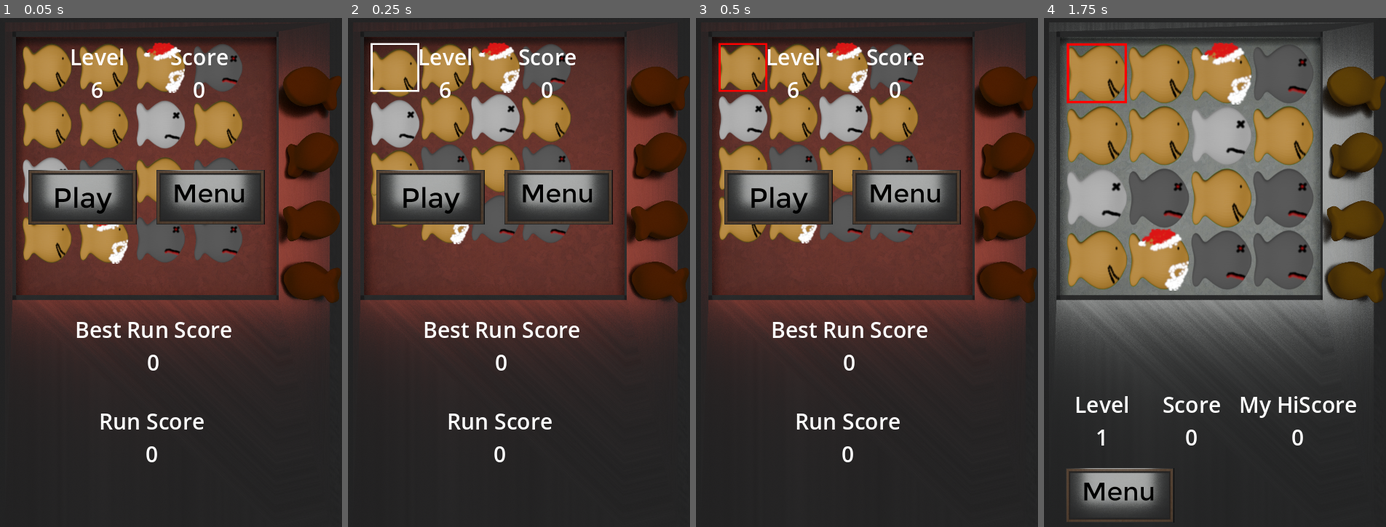
Above: before the commit, frames 1-4 (left to right).
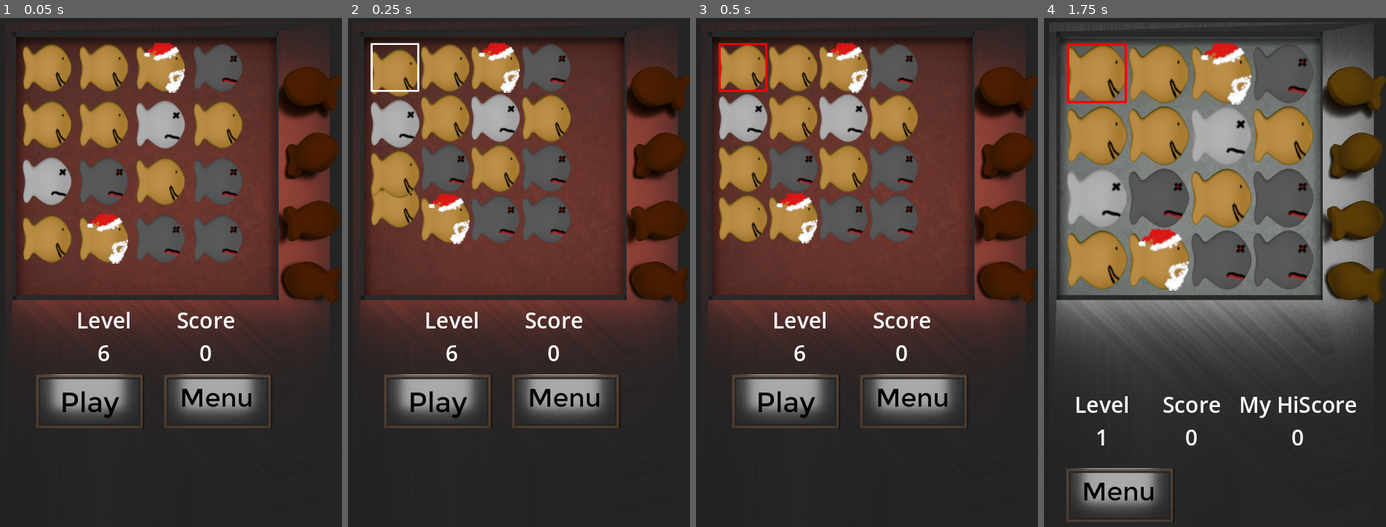
Above: after the commit, the same moments.

Repository: SecsAndCyber/GoldphishMatcher
Game: Godot game, scene res://source/failed_state.tscn
Same seed, same stepped clock (60 frames per second), same inputs: the game is played once before the commit and once after it. This scene is started directly instead of the project's main scene.
Inputs (mouse positions are in pixels of both pictures, inside the frame that each line leads up to; where the layout moved, square brackets give the same spot in the first picture):
- Up to frame 1 (0.05 s): no input
- Up to frame 2 (0.25 s): no input
- Up to frame 3 (0.5 s): no input
- Up to frame 4 (1.75 s): click (1132, 399) [1126, 196] at 0.5 s; click (1095, 73) at 1.27 s

The runs differ from the first frame. In frame 1, 13% of the frame differs, in the area x 8-80%, y 6-88%; in frame 2, 13%; in frame 3, 13%; in frame 4, nothing differs.

Commit message:
Matched Failed scene layout with Rewatch

Diff:
--- a/source/failed_state.tscn
+++ b/source/failed_state.tscn
@@ -59,10 +59,10 @@
 anchors_preset = 5
 anchor_left = 0.5
 anchor_right = 0.5
-offset_left = -15.0
-offset_top = 215.0
-offset_right = 283.0
-offset_bottom = 365.0
+offset_left = -5.0
+offset_top = 496.0
+offset_right = 293.0
+offset_bottom = 646.0
 grow_horizontal = 2
 scale = Vector2(0.5, 0.5)
 texture_normal = SubResource("AtlasTexture_t6qk5")
@@ -77,10 +77,10 @@
 anchor_top = 0.5
 anchor_right = 0.5
 anchor_bottom = 0.5
-offset_left = -191.0
-offset_top = -145.0
-offset_right = 107.0
-offset_bottom = 5.0
+offset_left = -181.0
+offset_top = 136.0
+offset_right = 117.0
+offset_bottom = 286.0
 grow_horizontal = 2
 grow_vertical = 2
 scale = Vector2(0.5, 0.5)
@@ -88,57 +88,25 @@
 texture_hover = SubResource("AtlasTexture_7il42")
 
 [node name="CurrentLevel" type="Label" parent="Container"]
+z_index = 10
 layout_mode = 0
-offset_left = 74.0
-offset_top = 37.0
-offset_right = 214.0
-offset_bottom = 127.0
+offset_left = 83.0
+offset_top = 399.0
+offset_right = 223.0
+offset_bottom = 489.0
 theme = ExtResource("8_55qik")
 text = "Level
 1"
 horizontal_alignment = 1
 vertical_alignment = 1
 
-[node name="RunScore" type="Label" parent="Container"]
+[node name="CurrentScore" type="Label" parent="Container"]
 z_index = 10
-layout_mode = 1
-anchors_preset = 1
-anchor_left = 1.0
-anchor_right = 1.0
-offset_left = -346.0
-offset_top = 538.0
-offset_right = -176.0
-offset_bottom = 628.0
-grow_horizontal = 0
-theme = ExtResource("8_55qik")
-text = "Run Score
-0"
-horizontal_alignment = 1
-vertical_alignment = 1
-
-[node name="BestRunScore" type="Label" parent="Container"]
-z_index = 10
-layout_mode = 1
-anchors_preset = 1
-anchor_left = 1.0
-anchor_right = 1.0
-offset_left = -367.0
-offset_top = 412.0
-offset_right = -151.0
-offset_bottom = 502.0
-grow_horizontal = 0
-theme = ExtResource("8_55qik")
-text = "Best Run Score
-0"
-horizontal_alignment = 1
-vertical_alignment = 1
-
-[node name="CurrentScore" type="Label" parent="Container"]
 layout_mode = 0
-offset_left = 214.0
-offset_top = 37.0
-offset_right = 354.0
-offset_bottom = 127.0
+offset_left = 223.0
+offset_top = 399.0
+offset_right = 363.0
+offset_bottom = 489.0
 theme = ExtResource("8_55qik")
 text = "Score
 0"
--- a/source/level_map_state.tscn
+++ b/source/level_map_state.tscn
@@ -51,6 +51,7 @@
 
 [node name="Stars" type="TextureRect" parent="Control/Title"]
 visible = false
+layout_mode = 0
 offset_left = 18.0
 offset_right = 274.0
 offset_bottom = 256.0
@@ -59,6 +60,7 @@
 texture = ExtResource("3_u7dpb")
 
 [node name="Star" type="TextureRect" parent="Control/Title/Stars"]
+layout_mode = 0
 offset_left = 1045.05
 offset_right = 1301.05
 offset_bottom = 256.0
